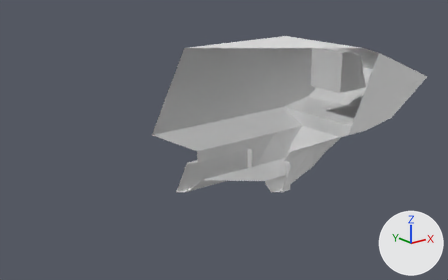
A saved change to the Blender file Character Creator for Video Games Design take1.blend.
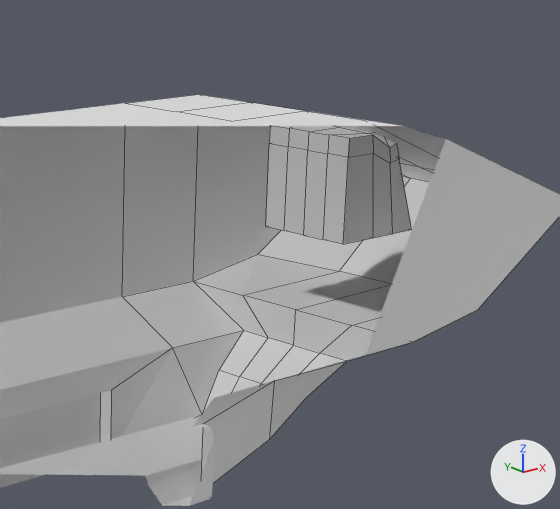
There are two pictures of each version: one whole from a 50 mm camera at (-8.81, -12.29, 5.92) aimed at (1.39, 0.46, 0.82), one close up on the part from 47% to 94% of the width and 0% to 69% of the height. The lights are fixed; the arrows at lower right show +X, +Y and +Z. The close-ups show mesh edges as thin lines. Everything nearer to the camera than a plane just in front of the edit is cut away.

Script lines for the objects in view, before the commit:
```python
me_cube_004 = bpy.data.meshes.new('Cube.004')
me_cube_004.from_pydata(...)  # 48 vertices, 41 faces; spans x -4.7..10.5, y 0.0..3.1, z -1.0..6.0
me_cube_005 = bpy.data.meshes.new('Cube.005')
me_cube_005.from_pydata(...)  # 32 vertices, 26 faces; spans x -1.0..1.0, y 0.0..1.0, z -1.0..1.0
ob_apc_body = bpy.data.objects.new('APC Body', me_cube_004)
ob_apc_body.location = (0.0, 0.0, 0.0)
ob_apc_body.scale = (0.771, 0.536, 0.536)
_m = ob_apc_body.modifiers.new('Mirror', 'MIRROR')
_m.use_axis = (False, True, False)
_m.use_clip = True
ob_lookiy_thing = bpy.data.objects.new('lookiy thing', me_cube_005)
ob_lookiy_thing.location = (5.43, -0.03, 2.42)
ob_lookiy_thing.scale = (0.587, 0.587, 0.587)
_m = ob_lookiy_thing.modifiers.new('Mirror', 'MIRROR')
_m.use_axis = (False, True, False)
_m.use_clip = True
```
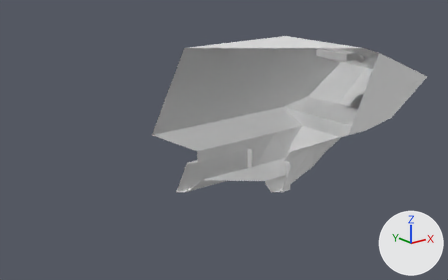
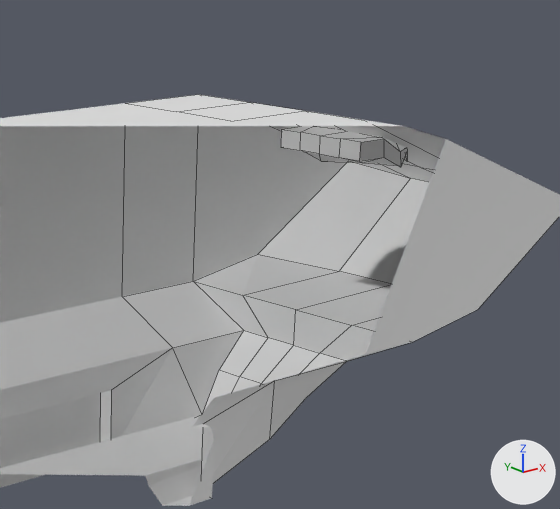
Commit message: inproved the lookiy thing

Pixel boxes [x1, y1, x2, y2] of what changed, in the close-ups (560 x 509 px; the box of a moved part takes in the faces that stretch with it):
'lookiy thing', reshaped, moved (14% narrower, 65% shorter)
    before: [266, 126, 412, 244]
    after: [281, 126, 407, 167]
part 1 of me_cube_005, moved or reshaped
    before: [266, 139, 412, 244]
    after: [283, 144, 407, 166]

The change, as a diff of the scene's bpy script:
```diff
--- a/Character Creator for Video Games Design take1.blend.py
+++ b/Character Creator for Video Games Design take1.blend.py
@@ me_cube_005 @@
 # used by ob_lookiy_thing; location = (5.43, -0.03, 2.42); scale = (0.587, 0.587, 0.587)
-me_cube_005.from_pydata(...)  # 32 vertices, 26 faces; spans x -1.0..1.0, y 0.0..1.0, z -1.0..1.0
+me_cube_005.from_pydata(...)  # 32 vertices, 27 faces; spans x -1.0..0.9, y 0.0..1.0, z 0.35..1.0
+# me_cube_005 part 1
+# 14 vertices are removed from x -1.0..1.0, y 0.0..1.0, z -1.0..0.73
+# 17 faces are deleted
+# 14 vertices are added at x -0.92..0.86, y 0.0..0.88, z 0.35..0.83
+# 18 new faces join them
@@ ob_lookiy_thing @@
 ob_lookiy_thing = bpy.data.objects.new('lookiy thing', me_cube_005)
-ob_lookiy_thing.location = (5.43, -0.03, 2.42)
+ob_lookiy_thing.location = (5.61, -0.03, 2.36)
 ob_lookiy_thing.scale = (0.587, 0.587, 0.587)
```
